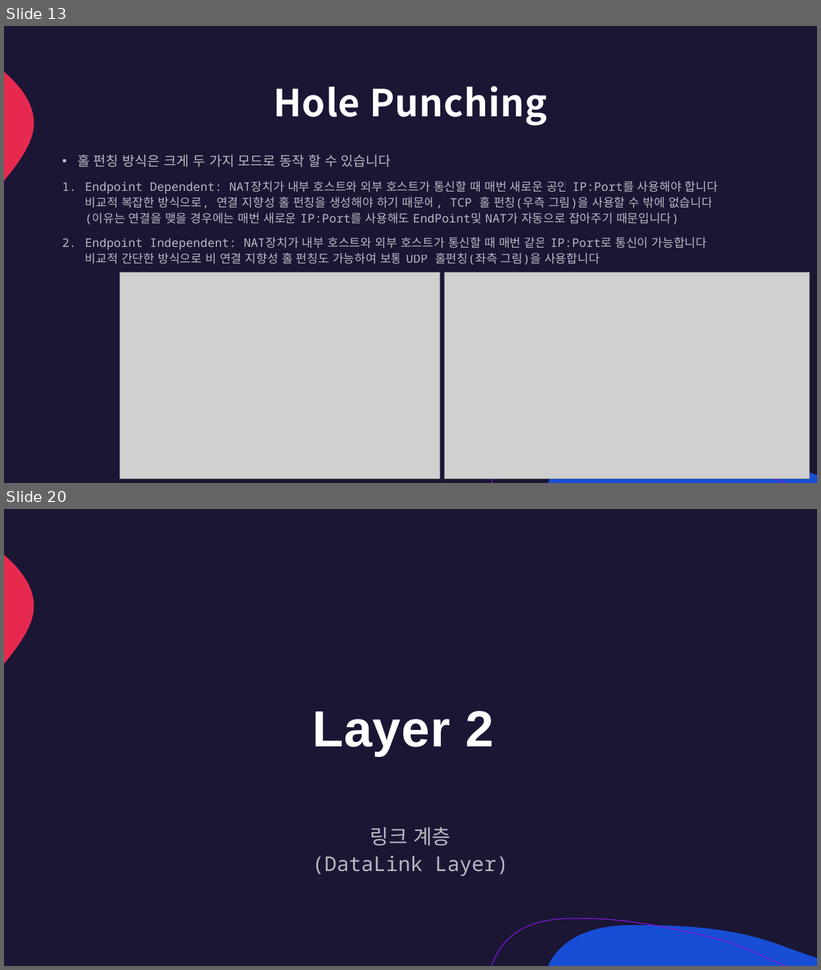
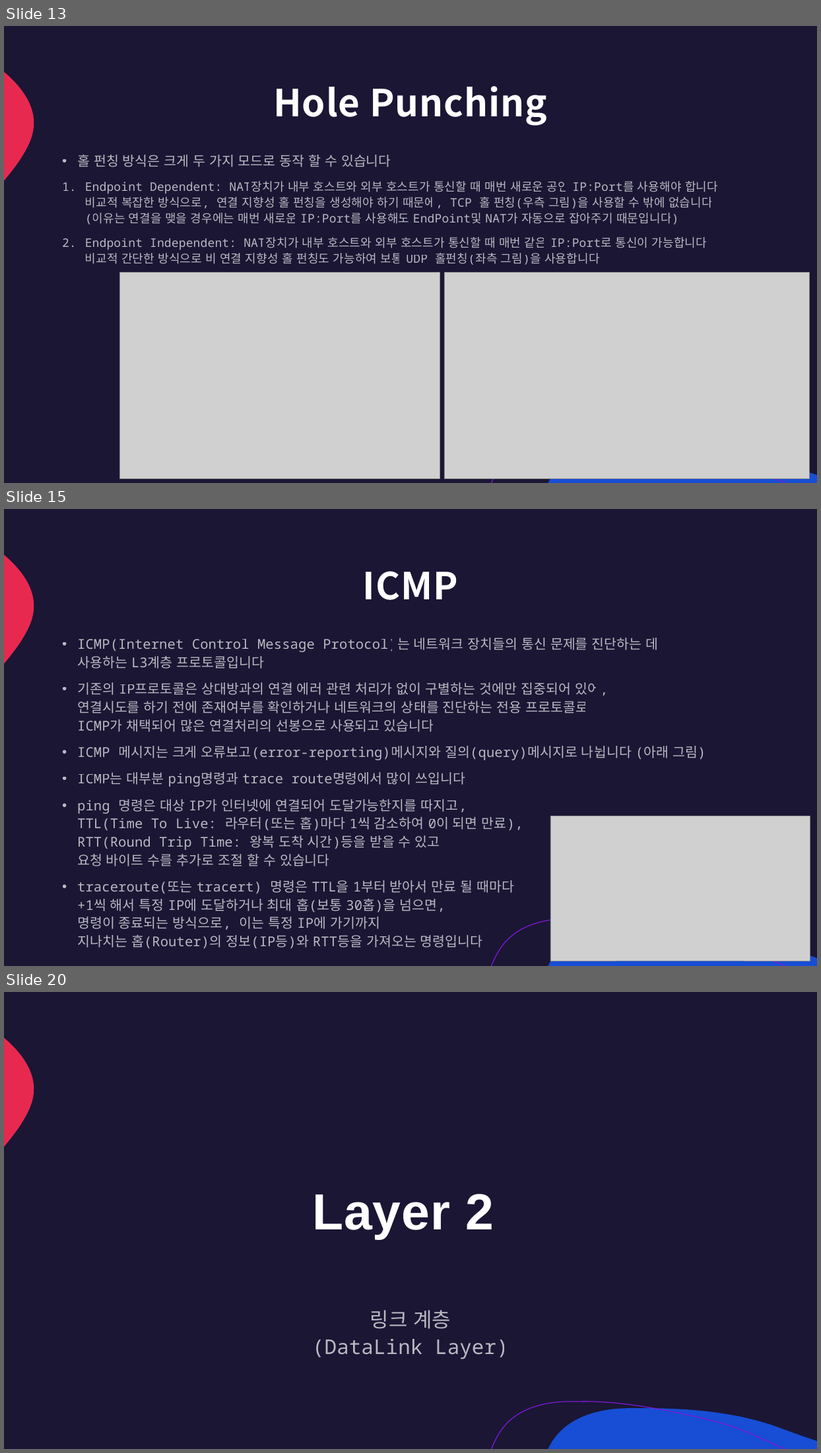
Before and after one commit to lumen4723/2024_network, a slide deck: 3.pptx. Shown one above the other, each under a label of ours: slides 13 and 20 before the commit, slides 13, 15 and 20 after it; the slides between them are not shown. The pictures are 821x970 and 821x1453 pixels, drawn with LibreOffice and Linux fonts; fonts in the diff are those of the drawing; grey boxes stand for pictures. Boxes give left, top, right and bottom in pixels: in the first picture for what was removed or moved away, otherwise in the second. Text is boxed around its words. In the diff, an @@ line names an element or a change of style, - is before the commit and + after.

```diff
--- a/3.pptx
+++ b/3.pptx
@@ slide 15 added at [4, 509, 817, 966], background #1A1634; not listed: 3 template elements that a slide beside it also shows @@
@@ title added at [363, 571, 458, 600], 44 pt, text #FFFFFF, bold @@
+ICMP
@@ text added at [77, 638, 706, 949], 16 pt, text #FFFFFF at 70% opacity @@
+• ICMP(Internet Control Message Protocol)는 네트워크 장치들의 통신 문제를 진단하는 데
+  사용하는 L3계층 프로토콜입니다
+• 기존의 IP프로토콜은 상대방과의 연결 에러 관련 처리가 없이 구별하는 것에만 집중되어 있어,
+  연결시도를 하기 전에 존재여부를 확인하거나 네트워크의 상태를 진단하는 전용 프로토콜로
+  ICMP가 채택되어 많은 연결처리의 선봉으로 사용되고 있습니다
+• ICMP 메시지는 크게 오류보고(error-reporting)메시지와 질의(query)메시지로 나뉩니다 (아래 그림)
+• ICMP는 대부분 ping명령과 trace route명령에서 많이 쓰입니다
+• ping 명령은 대상 IP가 인터넷에 연결되어 도달가능한지를 따지고,
+  TTL(Time To Live: 라우터(또는 홉)마다 1씩 감소하여 0이 되면 만료),
+  RTT(Round Trip Time: 왕복 도착 시간)등을 받을 수 있고
+  요청 바이트 수를 추가로 조절 할 수 있습니다
+• traceroute(또는 tracert) 명령은 TTL을 1부터 받아서 만료 될 때마다
+  +1씩 해서 특정 IP에 도달하거나 최대 홉(보통 30홉)을 넘으면,
+  명령이 종료되는 방식으로, 이는 특정 IP에 가기까지
+  지나치는 홉(Router)의 정보(IP등)와 RTT등을 가져오는 명령입니다
@@ picture added at [550, 817, 811, 962] @@
```
Also in this commit, not shown: 11 slides changed, 7 other slides added, 10 slides removed, 1 other file.
